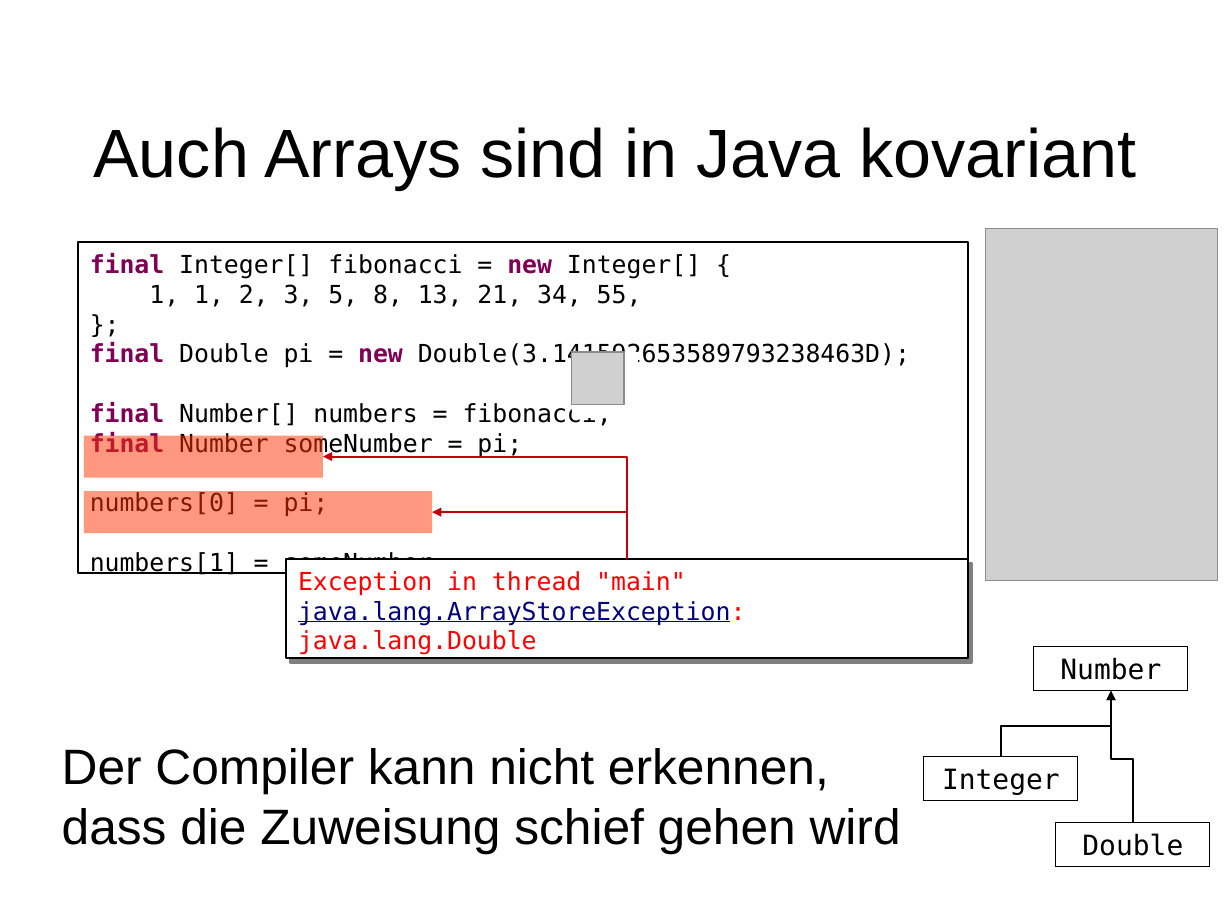
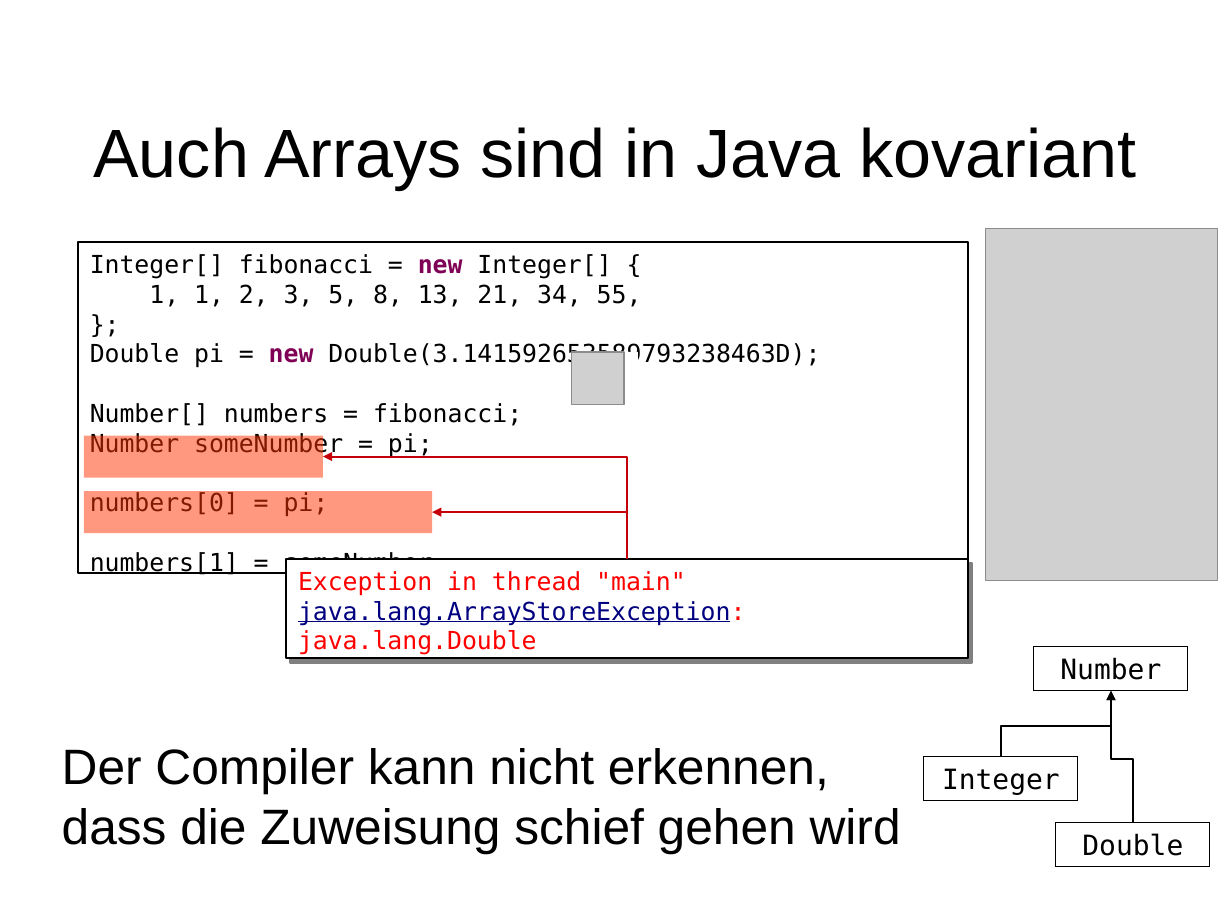
Before and after one commit to dlindner/vorlesung-se2-dhbw, a slide deck: slide 25 of added_2015/Programming Principles.odp. Drawn at 1232x924 pixels with LibreOffice and Linux fonts; fonts in the diff are those of the drawing; grey boxes stand for pictures; background and template pictures are left out. Boxes give left, top, right and bottom in pixels: in the first picture for what was removed or moved away, otherwise in the second. Text is boxed around its words. In the diff, an @@ line names an element or a change of style, - is before the commit and + after.

```diff
--- a/added_2015/Programming Principles.odp
+++ b/added_2015/Programming Principles.odp
@@ text in rectangle at (90, 254, 611, 279): text changed @@
-final Integer[] fibonacci = new Integer[] {
+Integer[] fibonacci = new Integer[] {
@@ text in rectangle at (90, 343, 820, 458): text changed @@
-final Double pi = new Double(3.141592653589793238463D);
-final Number[] numbers = fibonacci;
-final Number someNumber = pi;
+Double pi = new Double(3.141592653589793238463D);
+Number[] numbers = fibonacci;
+Number someNumber = pi;
```
Also in this commit, not shown: 1 other file.
